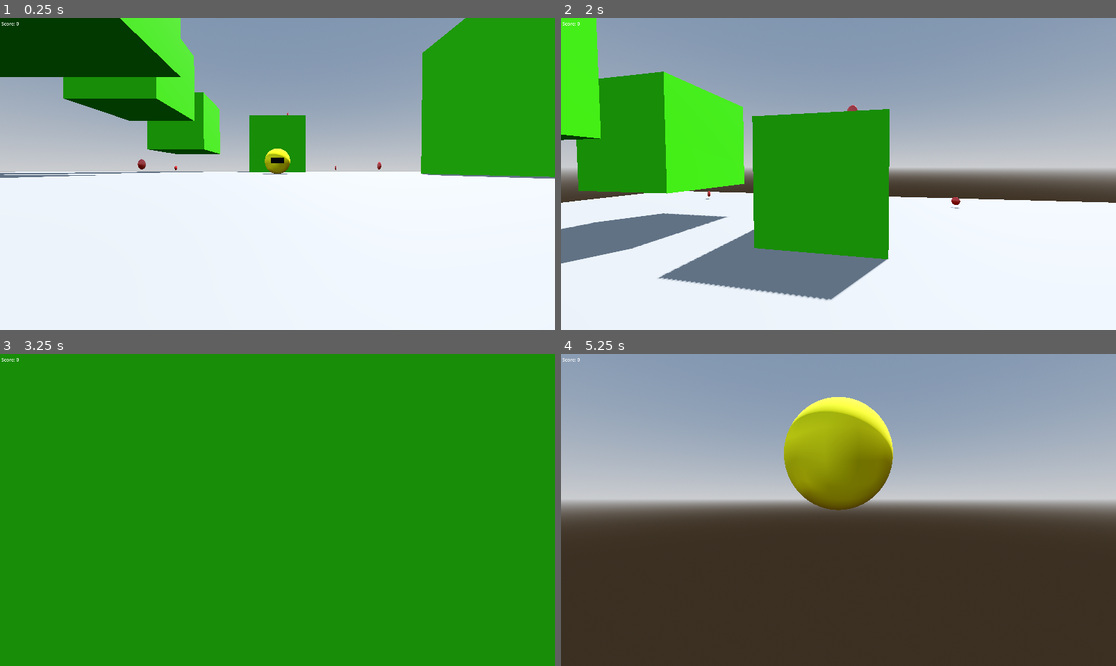
Above: before the commit, frames 1-4 (two rows, left to right).
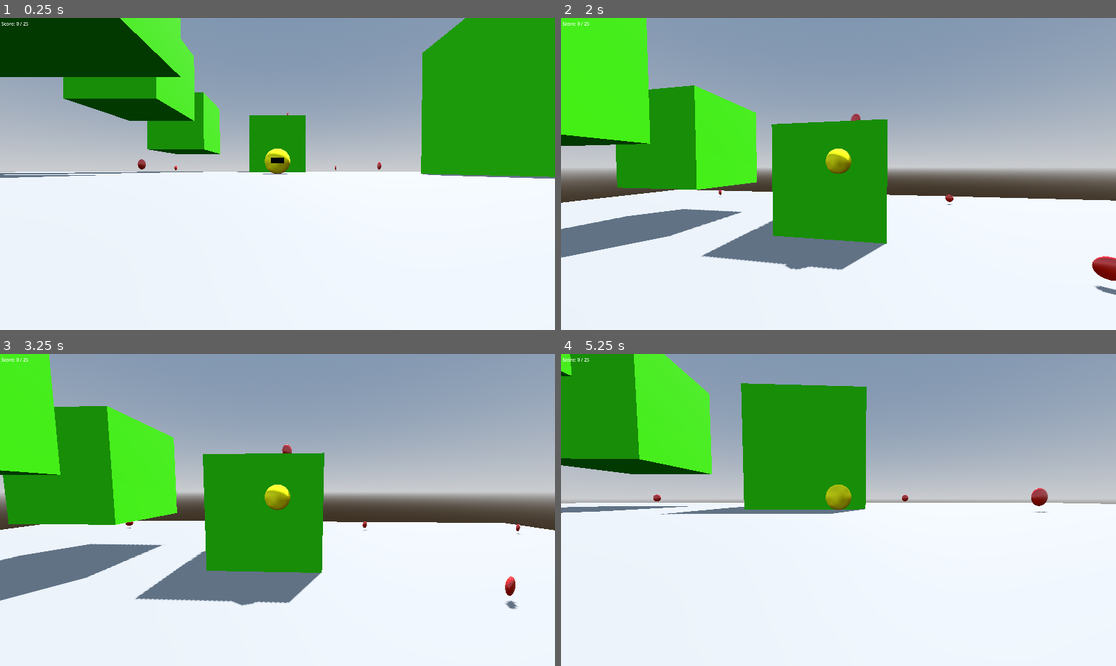
Above: after the commit, the same moments.

Repository: cliff-lilly-jean/pacman-stealth-game
Game: Godot game, scene res://scenes/world/world.tscn
Same seed, same stepped clock (60 frames per second), same inputs: the game is played once before the commit and once after it.
Inputs (mouse positions are in pixels of both pictures, inside the frame that each line leads up to):
- Up to frame 1 (0.25 s): no input
- Up to frame 2 (2 s): tap Enter at 0.5 s; move the mouse to (866, 174) at 0.52 s; hold W (move_forward) from 0.53 s (still down); tap Shift (dash) at 0.6 s; tap Space (jump) at 0.77, 1.52 s; move the mouse to (810, 174) at 1.27 s; tap Ctrl (sprint) at 1.35 s
- Up to frame 3 (3.25 s): keep holding W (move_forward); move the mouse to (288, 503) at 2.02 s; tap Shift (dash) at 2.1 s; move the mouse to (271, 516) at 2.77 s; tap Ctrl (sprint) at 2.85 s; tap Space (jump) at 3.02 s
- Up to frame 4 (5.25 s): keep holding W (move_forward); move the mouse to (877, 513) at 3.52 s; tap Shift (dash) at 3.6, 5.1 s; tap Space (jump) at 3.77, 4.52 s; move the mouse to (794, 506) at 4.27 s; tap Ctrl (sprint) at 4.35 s; move the mouse to (844, 510) at 5.02 s

The runs differ from the first frame. In frame 1, less than 0.1% of the frame differs, in the area x 3-6%, y 1-3%; in frame 2, 16%; in frame 3, 87%, in the area x 0-100%, y 0-100%; in frame 4, 72%.

Commit message:
added a total for the pellets

Diff:
--- a/scenes/ui/score/score.gd
+++ b/scenes/ui/score/score.gd
@@ -1,6 +1,7 @@
 extends Label
 
 var score: int
+var total: int
 
 signal update_score
 
@@ -8,7 +9,7 @@
 	update_score.connect(on_update_score)
 
 func _process(delta: float) -> void:
-	text = "Score: " + str(score)
+	text = "Score: " + str(score) + " / " + str(total)
 
 func on_update_score() -> void:
 	score += 1
--- a/scenes/world/game_manager.gd
+++ b/scenes/world/game_manager.gd
@@ -6,6 +6,7 @@
 
 func _ready() -> void:
 	for pellet in pellets.get_children():
+		score.total = pellets.get_child_count()
 		pellet.collected.connect(on_collected)
 
 
--- a/scenes/world/world.tscn
+++ b/scenes/world/world.tscn
@@ -135,76 +135,91 @@
 
 [node name="CSGBox3D" type="CSGBox3D" parent="Structures" unique_id=1554184099]
 transform = Transform3D(1, 0, 0, 0, 1, 0, 0, 0, 1, 0, 10.5, 15.506893)
+use_collision = true
 size = Vector3(5, 20, 5)
 material = SubResource("StandardMaterial3D_7capw")
 
 [node name="CSGBox3D2" type="CSGBox3D" parent="Structures" unique_id=469941719]
 transform = Transform3D(1, 0, 0, 0, 1, 0, 0, 0, 1, 0, 3, -12.493107)
+use_collision = true
 size = Vector3(5, 5, 5)
 material = SubResource("StandardMaterial3D_7capw")
 
 [node name="CSGBox3D3" type="CSGBox3D" parent="Structures" unique_id=1557901978]
 transform = Transform3D(1, 0, 0, 0, 1, 0, 0, 0, 1, -9, 5, -12.493107)
+use_collision = true
 size = Vector3(5, 5, 5)
 material = SubResource("StandardMaterial3D_7capw")
 
 [node name="CSGBox3D4" type="CSGBox3D" parent="Structures" unique_id=185745414]
 transform = Transform3D(1, 0, 0, 0, 1, 0, 0, 0, 1, -9, 7, -5.493107)
+use_collision = true
 size = Vector3(5, 5, 5)
 material = SubResource("StandardMaterial3D_7capw")
 
 [node name="CSGBox3D5" type="CSGBox3D" parent="Structures" unique_id=1608435492]
 transform = Transform3D(1, 0, 0, 0, 1, 0, 0, 0, 1, -9, 7, 4.506893)
+use_collision = true
 size = Vector3(10, 5, 10)
 material = SubResource("StandardMaterial3D_7capw")
 
 [node name="CSGBox3D6" type="CSGBox3D" parent="Structures" unique_id=935037163]
 transform = Transform3D(1, 0, 0, 0, 1, 0, 0, 0, 1, 11, 2.9999995, 4.506893)
+use_collision = true
 size = Vector3(10, 5, 10)
 material = SubResource("StandardMaterial3D_7capw")
 
 [node name="CSGBox3D7" type="CSGBox3D" parent="Structures" unique_id=316163177]
 transform = Transform3D(1, 0, 0, 0, 1, 0, 0, 0, 1, 8, 1.5, 16.506893)
+use_collision = true
 size = Vector3(2, 2, 2)
 material = SubResource("StandardMaterial3D_7capw")
 
 [node name="CSGBox3D8" type="CSGBox3D" parent="Structures" unique_id=42083014]
 transform = Transform3D(1, 0, 0, 0, 1, 0, 0, 0, 1, 5, 3.5, 16.506893)
+use_collision = true
 size = Vector3(2, 2, 2)
 material = SubResource("StandardMaterial3D_7capw")
 
 [node name="CSGBox3D9" type="CSGBox3D" parent="Structures" unique_id=95834021]
 transform = Transform3D(1, 0, 0, 0, 1, 0, 0, 0, 1, 5, 5.5, 13.506893)
+use_collision = true
 size = Vector3(2, 2, 2)
 material = SubResource("StandardMaterial3D_7capw")
 
 [node name="CSGBox3D10" type="CSGBox3D" parent="Structures" unique_id=1063052697]
 transform = Transform3D(1, 0, 0, 0, 1, 0, 0, 0, 1, 5, 7.5, 10.506893)
+use_collision = true
 size = Vector3(2, 2, 2)
 material = SubResource("StandardMaterial3D_7capw")
 
 [node name="CSGBox3D11" type="CSGBox3D" parent="Structures" unique_id=70050743]
 transform = Transform3D(1, 0, 0, 0, 1, 0, 0, 0, 1, 2, 9.5, 10.506893)
+use_collision = true
 size = Vector3(2, 2, 2)
 material = SubResource("StandardMaterial3D_7capw")
 
 [node name="CSGBox3D12" type="CSGBox3D" parent="Structures" unique_id=1365720337]
 transform = Transform3D(1, 0, 0, 0, 1, 0, 0, 0, 1, -1, 11.5, 10.506893)
+use_collision = true
 size = Vector3(2, 2, 2)
 material = SubResource("StandardMaterial3D_7capw")
 
 [node name="CSGBox3D13" type="CSGBox3D" parent="Structures" unique_id=1100789308]
 transform = Transform3D(1, 0, 0, 0, 1, 0, 0, 0, 1, -4, 13.5, 10.506893)
+use_collision = true
 size = Vector3(2, 2, 2)
 material = SubResource("StandardMaterial3D_7capw")
 
 [node name="CSGBox3D14" type="CSGBox3D" parent="Structures" unique_id=945561744]
 transform = Transform3D(1, 0, 0, 0, 1, 0, 0, 0, 1, -4, 15.5, 13.506893)
+use_collision = true
 size = Vector3(2, 2, 2)
 material = SubResource("StandardMaterial3D_7capw")
 
 [node name="CSGBox3D15" type="CSGBox3D" parent="Structures" unique_id=556001340]
 transform = Transform3D(1, 0, 0, 0, 1, 0, 0, 0, 1, -4, 17.5, 16.506893)
+use_collision = true
 size = Vector3(2, 2, 2)
 material = SubResource("StandardMaterial3D_7capw")
 
